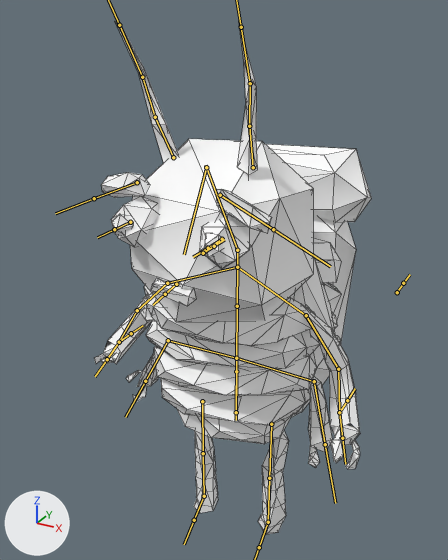
Before and after pictures for a commit that changed the FBX model Assets/Artwork/Characters/Lice/liko.fbx.
Both versions are drawn from a 50 mm camera at (1.07, -2.06, 2.31) aimed at (-0.1, 0.07, 1.24). The axes (+X, +Y, +Z) are drawn at lower left. The lights are the same throughout. Both versions are drawn at frame 1 of the action 'Armature|a_pose'; the numbers are the values there. The bones that bend it are drawn over the model as lines. Mesh edges are drawn as thin lines.

The first picture shows 'Liko'.
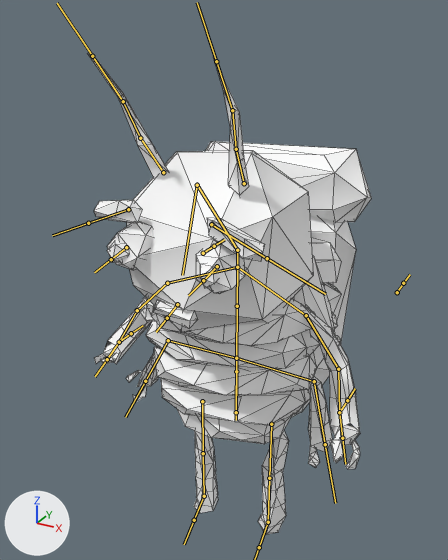
The change in detail:
Bone 'head' (bone_head) turns from (0, 0, 0) to (10, 0, 0) degrees about its own x, y and z.

Changed parts and their boxes [x1, y1, x2, y2] in the pictures (448 x 560 px):
'Liko', posed (6% shorter)
    before: [94, 23, 372, 534]
    after: [88, 54, 372, 534]
bone 'head', root to tip
    before: (237, 250) to (205, 165)
    after: (237, 250) to (196, 183)
